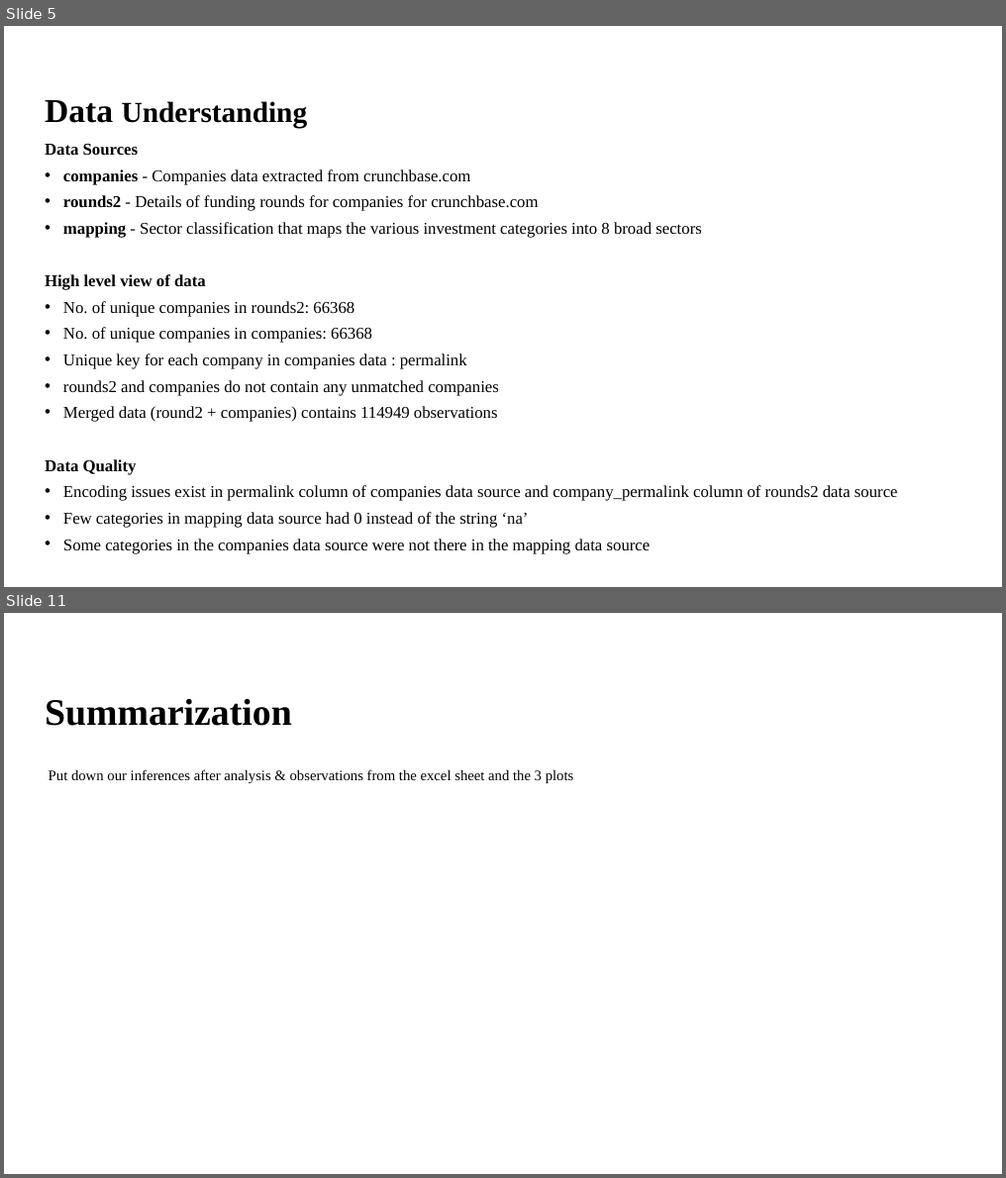
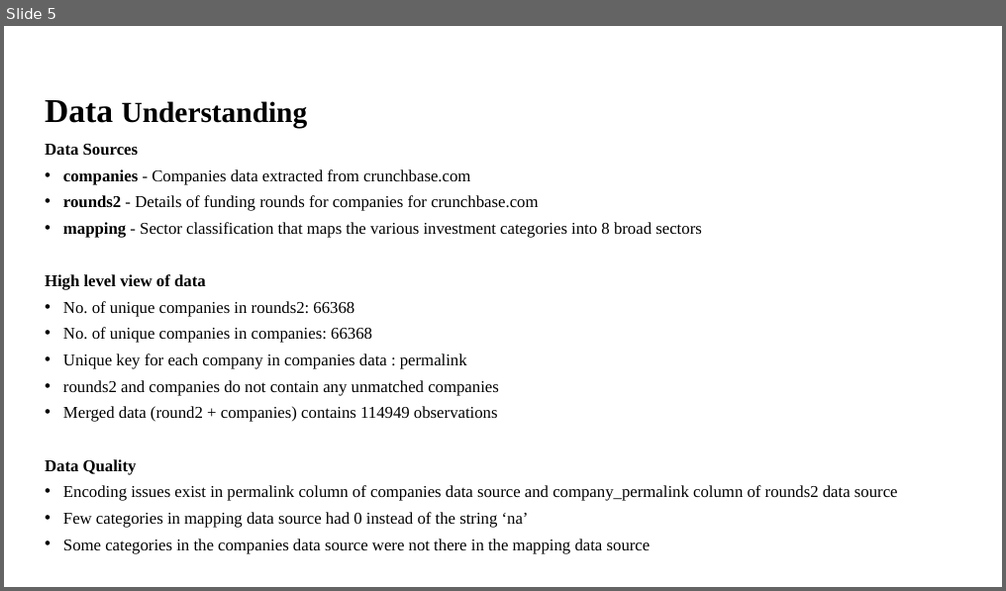
Before and after one commit to Nanditha-G-N/Machine-Learning-Case-Studies, a slide deck: Spark Funds Presentation.pptx. Shown one above the other, each under a label of ours: slides 5 and 11 before the commit, slide 5 after it; the slides between them are not shown. The pictures are 1006x1178 and 1006x591 pixels, drawn with LibreOffice and Linux fonts; fonts in the diff are those of the drawing; background and template pictures are left out. Boxes give left, top, right and bottom in pixels: in the first picture for what was removed or moved away, otherwise in the second. Text is boxed around its words. In the diff, an @@ line names an element or a change of style, - is before the commit and + after.

```diff
--- a/Spark Funds Presentation.pptx
+++ b/Spark Funds Presentation.pptx
@@ slide 11 removed at [4, 613, 1002, 1174], background #FFFFFF @@
@@ title removed at [45, 698, 292, 726] @@
-Summarization
@@ text removed at [49, 769, 574, 783] @@
-Put down our inferences after analysis & observations from the excel sheet and the 3 plots
```
Also in this commit, not shown: 3 slides changed, 5 slides added, 4 other slides removed.
